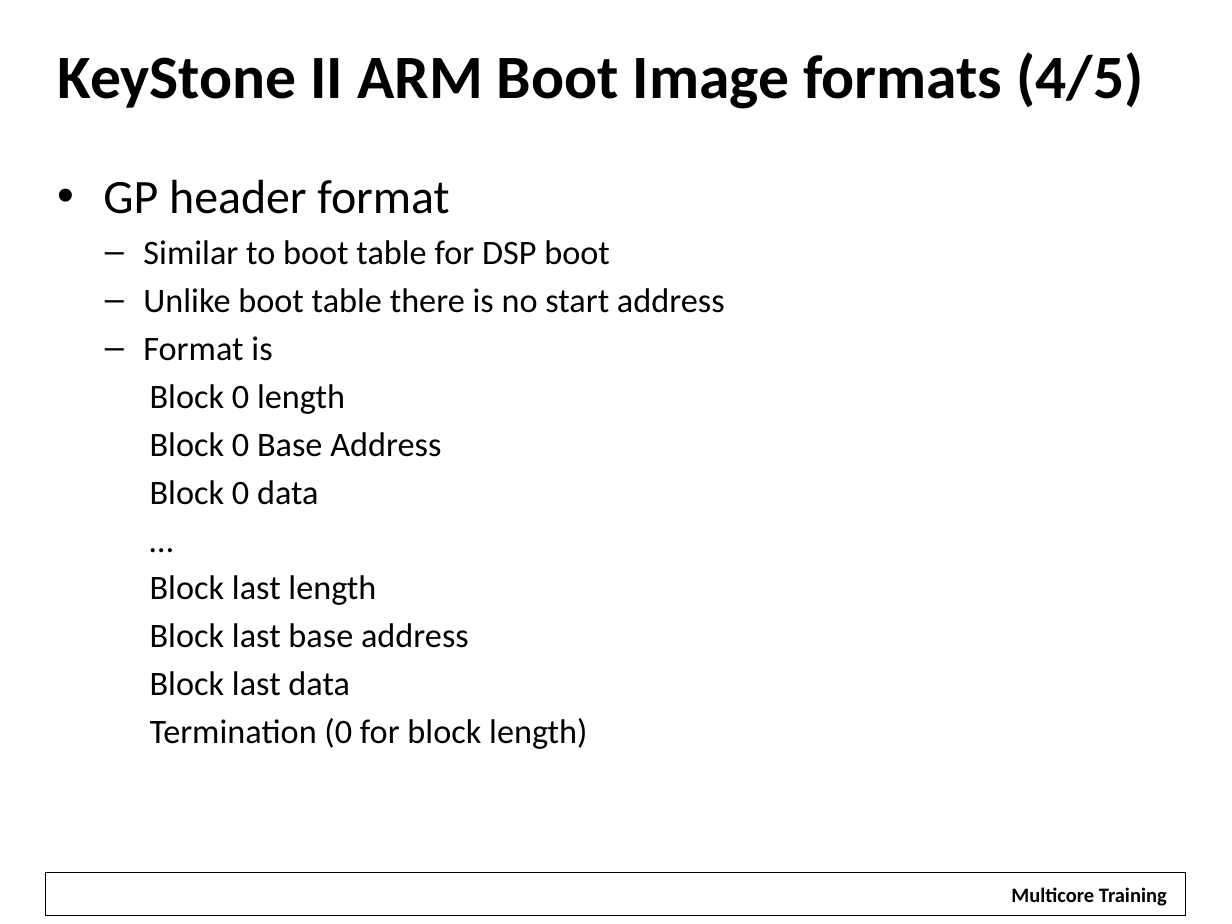
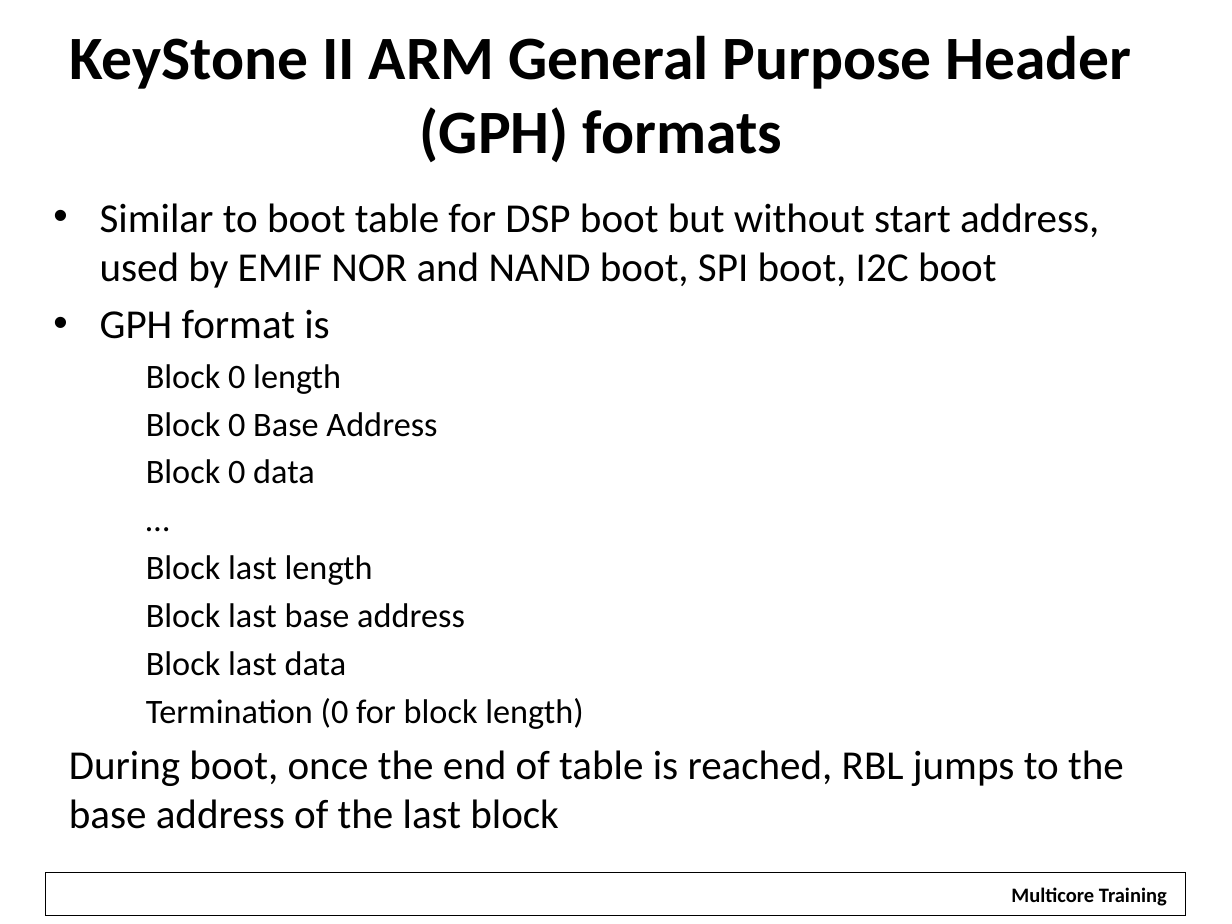
Before and after one commit to hari1989/keystone-workshop, a slide deck: slide 35 of preliminary/Working/presentations/KeyStone_2_ Bootloader_v2.pptx (slide 36 before the commit). Drawn at 1232x924 pixels with LibreOffice and Linux fonts; fonts in the diff are those of the drawing; background and template pictures are left out. Boxes give left, top, right and bottom in pixels: in the first picture for what was removed or moved away, otherwise in the second. Text is boxed around its words. In the diff, an @@ line names an element or a change of style, - is before the commit and + after.

```diff
--- a/preliminary/Working/presentations/KeyStone_2_ Bootloader_v2.pptx
+++ b/preliminary/Working/presentations/KeyStone_2_ Bootloader_v2.pptx
@@ title at box(69, 35, 1132, 162): text changed @@
-KeyStone II ARM Boot Image formats (4/5)
+KeyStone II ARM General Purpose Header (GPH) formats
@@ text "Similar to boot table for ...": place and size @@
-text "Similar to boot table for ..." at box(103, 179, 725, 749)
+text "Similar to boot table for ..." at box(69, 203, 1124, 829)
@@ text at box(100, 203, 1099, 339): text changed; size 20 to 24 pt @@
-• GP header format
-  – Similar to boot table for DSP boot
-  – Unlike boot table there is no start address
-  – Format is
+• Similar to boot table for DSP boot but without start address, used by EMIF NOR and NAND boot, SPI boot, I2C boot
+• GPH format is
@@ text at box(69, 750, 1124, 829): paragraph added @@
+During boot, once the end of table is reached, RBL jumps to the base address of the last block
```
Also in this commit, not shown: 11 other slides changed, 8 slides added, 2 slides removed.
